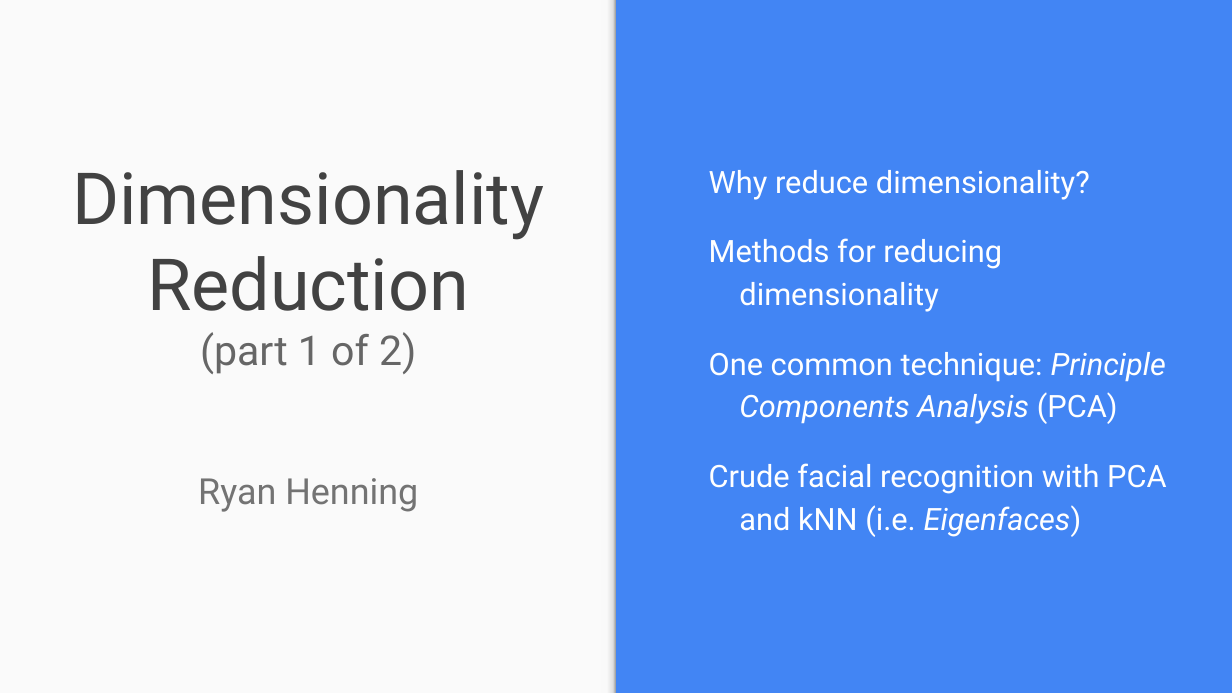
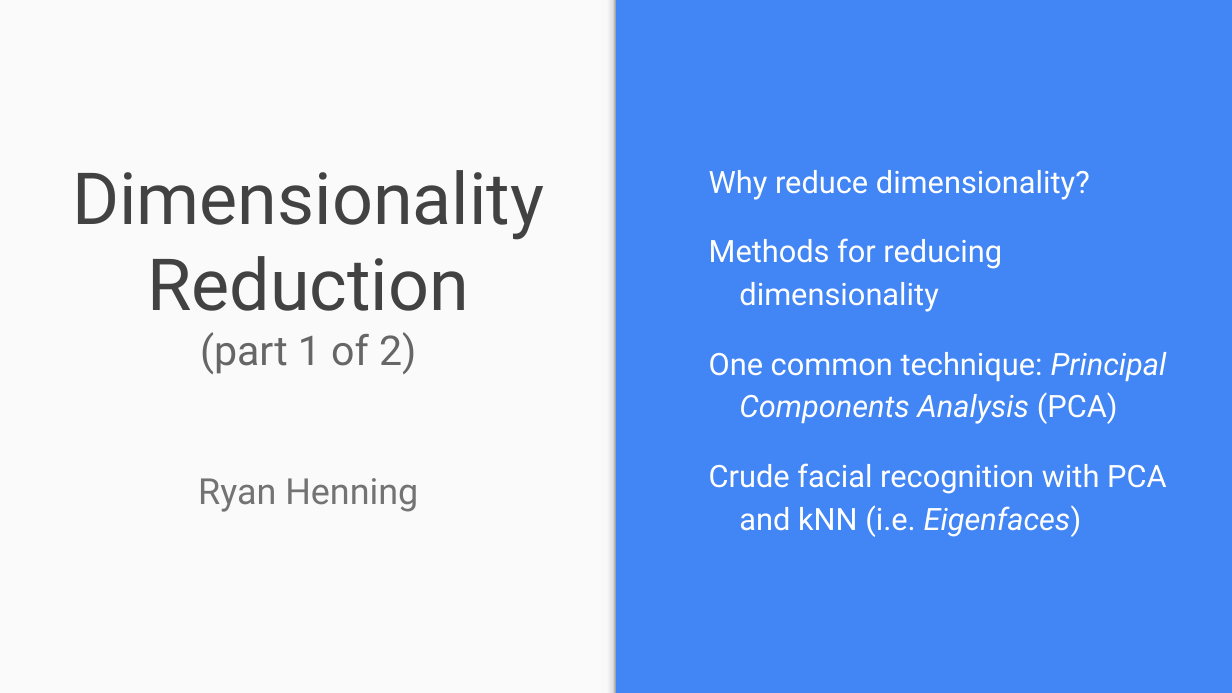
Before and after one commit to wmarshall484/DSI_LECTURES_2, a slide deck: slide 1 of dimensionality-reduction/ryan_henning/Dimensionality Reduction.pptx. Drawn at 1232x693 pixels with LibreOffice and Linux fonts; fonts in the diff are those of the drawing. Boxes give left, top, right and bottom in pixels: in the first picture for what was removed or moved away, otherwise in the second. Text is boxed around its words. In the diff, an @@ line names an element or a change of style, - is before the commit and + after.

Commit message:
Update Ryan's dimensionality reduction slides

```diff
--- a/dimensionality-reduction/ryan_henning/Dimensionality Reduction.pptx
+++ b/dimensionality-reduction/ryan_henning/Dimensionality Reduction.pptx
@@ text at <box>709,352,1167,424</box>: text changed @@
-One common technique: Principle Components Analysis (PCA)
+One common technique: Principal Components Analysis (PCA)
```
Also in this commit, not shown: 5 other slides changed, 1 slide added, 1 other file.
